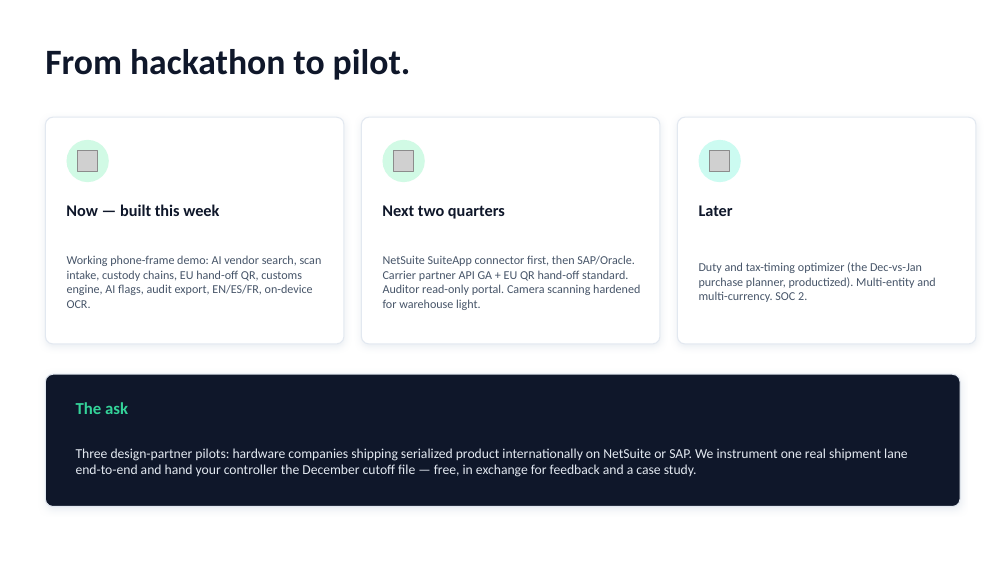
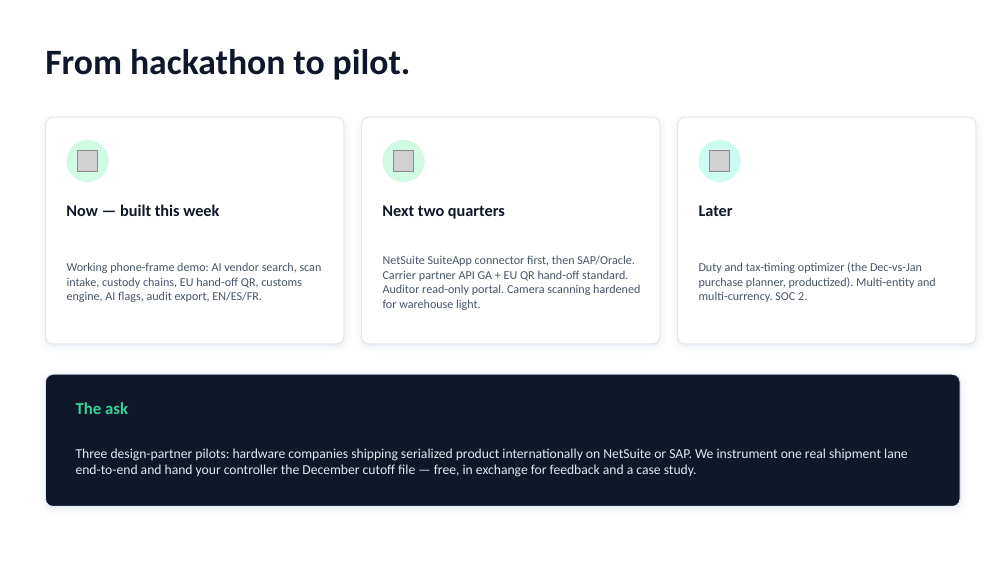
Before and after one commit to jessiesfaith/transit-guard, a slide deck: slide 11 of deck/Transit_Guard_Pitch.pptx. Drawn at 1008x567 pixels with LibreOffice and Linux fonts; fonts in the diff are those of the drawing; grey boxes stand for pictures. Boxes give left, top, right and bottom in pixels: in the first picture for what was removed or moved away, otherwise in the second. Text is boxed around its words. In the diff, an @@ line names an element or a change of style, - is before the commit and + after.

```diff
--- a/deck/Transit_Guard_Pitch.pptx
+++ b/deck/Transit_Guard_Pitch.pptx
@@ text at [67, 262, 322, 302]: text changed @@
-Working phone-frame demo: AI vendor search, scan intake, custody chains, EU hand-off QR, customs engine, AI flags, audit export, EN/ES/FR, on-device OCR.
+Working phone-frame demo: AI vendor search, scan intake, custody chains, EU hand-off QR, customs engine, AI flags, audit export, EN/ES/FR.
```
Also in this commit, not shown: 2 other slides changed, 18 other files.
